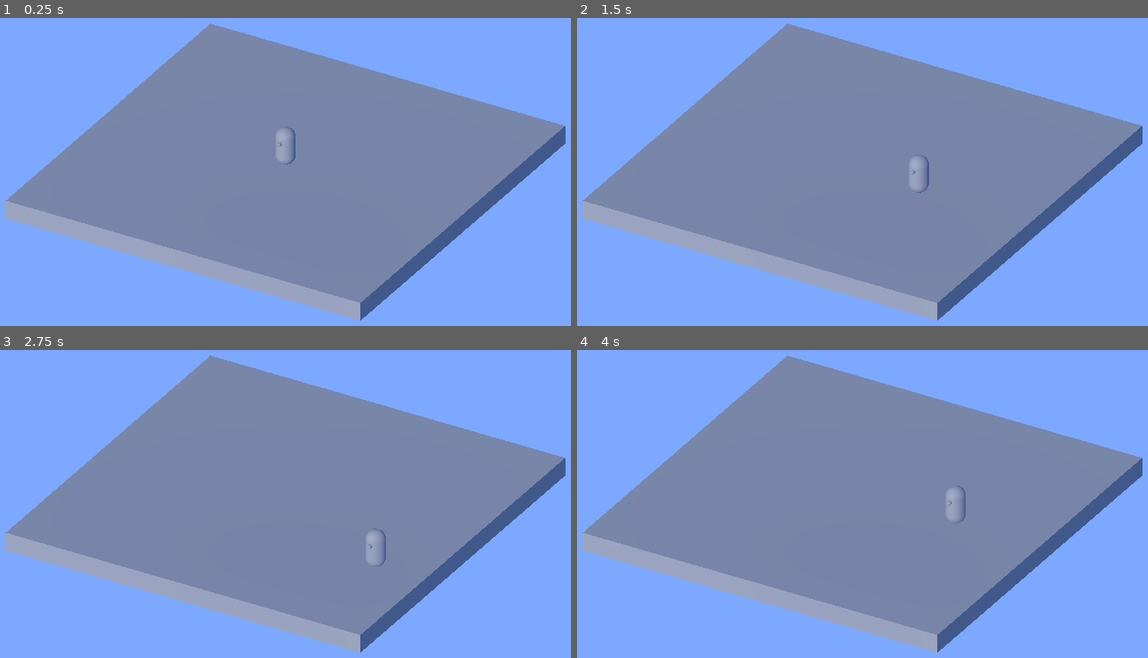
Above: before the commit, frames 1-4 (two rows, left to right).
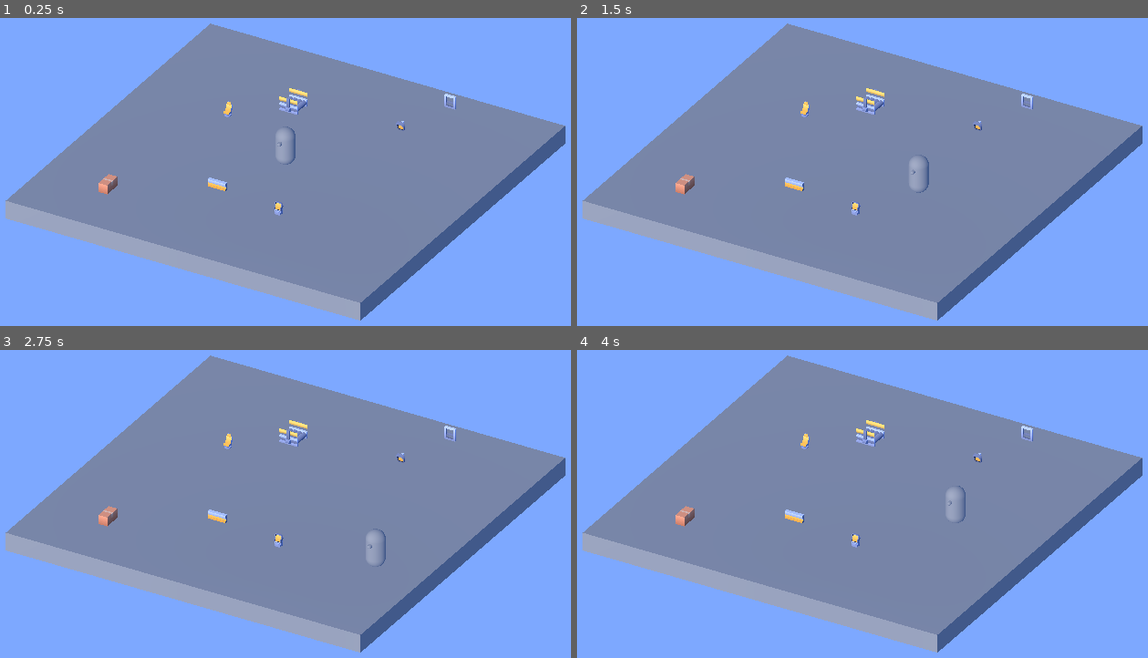
Above: after the commit, the same moments.

Repository: PabloVD/NOTHING_can_go_wrong
Game: Godot game, scene res://scenes/Main.tscn
Two runs of this game, one before a commit and one after it. Both use one fixed random seed, a clock stepped at 60 frames per second and the inputs below.
Inputs:
- Up to frame 1 (0.25 s): no input
- Up to frame 2 (1.5 s): tap Enter (ui_accept) at 0.5, 0.77 s; hold Right (ui_right) 0.53-1.28 s; hold Down (ui_down) from 1.28 s (still down)
- Up to frame 3 (2.75 s): tap Enter (ui_accept) at 1.52 s; release Down (ui_down) at 2.03 s; hold Right (ui_right) from 2.03 s (still down)
- Up to frame 4 (4 s): release Right (ui_right) at 2.78 s; hold Up (ui_up) 2.78-3.53 s; tap Enter (ui_accept) at 3.02, 3.77 s; hold Left (ui_left) from 3.53 s (still down)

The runs differ from the first frame. In frame 1, 0.7% of the frame differs, in the area x 17-80%, y 22-65%; in frame 2, 0.7%; in frame 3, 0.7%; in frame 4, 0.7%.

Commit message:
Add Kenney assets, readme

Diff:
--- a/scenes/Main.tscn
+++ b/scenes/Main.tscn
@@ -1,13 +1,14 @@
-[gd_scene load_steps=7 format=3 uid="uid://nr0mbfumagas"]
+[gd_scene load_steps=14 format=3 uid="uid://nr0mbfumagas"]
 
 [ext_resource type="Script" path="res://scripts/main.gd" id="1_lfhg8"]
 [ext_resource type="PackedScene" uid="uid://li0y2c45rbg6" path="res://scenes/Robot.tscn" id="2_qi0ao"]
-
-[sub_resource type="BoxShape3D" id="BoxShape3D_id4pe"]
-size = Vector3(20, 1, 20)
-
-[sub_resource type="BoxMesh" id="BoxMesh_ydtgm"]
-size = Vector3(20, 1, 20)
+[ext_resource type="PackedScene" uid="uid://btf30ux2pl18q" path="res://assets/conveyor_kit/box-wide.glb" id="3_q4rd1"]
+[ext_resource type="PackedScene" uid="uid://cxkrnxofao5a3" path="res://assets/conveyor_kit/conveyor-bars-fence.glb" id="4_0uica"]
+[ext_resource type="PackedScene" uid="uid://wqlb45vaqk7f" path="res://assets/space_station/balcony-rail-center.glb" id="5_varlh"]
+[ext_resource type="PackedScene" uid="uid://dsnqm28j5rawv" path="res://assets/space_station/chair-headrest.glb" id="6_mqlp8"]
+[ext_resource type="PackedScene" uid="uid://eni8w2qq55bo" path="res://assets/space_station/computer.glb" id="7_3661b"]
+[ext_resource type="PackedScene" uid="uid://dy6ejcq68ja1w" path="res://assets/space_station/display-wall.glb" id="8_8mc3m"]
+[ext_resource type="PackedScene" uid="uid://du8hthrseili5" path="res://assets/space_station/door-double.glb" id="9_rb343"]
 
 [sub_resource type="Sky" id="Sky_jle43"]
 
@@ -16,17 +17,14 @@
 background_color = Color(0.49, 0.66, 1, 1)
 sky = SubResource("Sky_jle43")
 
+[sub_resource type="BoxShape3D" id="BoxShape3D_id4pe"]
+size = Vector3(20, 1, 20)
+
+[sub_resource type="BoxMesh" id="BoxMesh_ydtgm"]
+size = Vector3(20, 1, 20)
+
 [node name="Main" type="Node3D"]
 script = ExtResource("1_lfhg8")
-
-[node name="StaticBody3D" type="StaticBody3D" parent="."]
-transform = Transform3D(1, 0, 0, 0, 1, 0, 0, 0, 1, 0, -0.522674, 0)
-
-[node name="CollisionShape3D" type="CollisionShape3D" parent="StaticBody3D"]
-shape = SubResource("BoxShape3D_id4pe")
-
-[node name="MeshInstance3D" type="MeshInstance3D" parent="StaticBody3D"]
-mesh = SubResource("BoxMesh_ydtgm")
 
 [node name="Camera3D" type="Camera3D" parent="."]
 transform = Transform3D(0.866025, -0.25, 0.433013, 0, 0.866025, 0.5, -0.5, -0.433013, 0.75, 4.40884, 4.81558, 10.5281)
@@ -42,3 +40,37 @@
 
 [node name="DirectionalLight3D" type="DirectionalLight3D" parent="."]
 transform = Transform3D(1, 0, 0, 0, 0.889751, 0.456446, 0, -0.456446, 0.889751, 0, 0, 0)
+
+[node name="Scenario" type="Node3D" parent="."]
+
+[node name="Floor" type="StaticBody3D" parent="Scenario"]
+transform = Transform3D(1, 0, 0, 0, 1, 0, 0, 0, 1, 0, -0.522674, 0)
+
+[node name="CollisionShape3D" type="CollisionShape3D" parent="Scenario/Floor"]
+shape = SubResource("BoxShape3D_id4pe")
+
+[node name="MeshInstance3D" type="MeshInstance3D" parent="Scenario/Floor"]
+mesh = SubResource("BoxMesh_ydtgm")
+
+[node name="Stuff" type="Node3D" parent="Scenario"]
+
+[node name="box-wide2" parent="Scenario/Stuff" instance=ExtResource("3_q4rd1")]
+transform = Transform3D(1, 0, 0, 0, 1, 0, 0, 0, 1, -6.26733, -0.0226738, 6.48285)
+
+[node name="conveyor-bars-fence" parent="Scenario/Stuff" instance=ExtResource("4_0uica")]
+transform = Transform3D(1, 0, 0, 0, 1, 0, 0, 0, 1, -2.35876, -0.0227349, -4.87073)
+
+[node name="balcony-rail-center2" parent="Scenario/Stuff" instance=ExtResource("5_varlh")]
+transform = Transform3D(1, 0, 0, 0, 1, 0, 0, 0, 1, -1.66302, -0.0226738, 3.73901)
+
+[node name="chair-headrest2" parent="Scenario/Stuff" instance=ExtResource("6_mqlp8")]
+transform = Transform3D(1, 0, 0, 0, 1, 0, 0, 0, 1, -4.77948, -0.0226128, -2.66602)
+
+[node name="computer2" parent="Scenario/Stuff" instance=ExtResource("7_3661b")]
+transform = Transform3D(1, 0, 0, 0, 1, 0, 0, 0, 1, 2.1712, -0.0226738, 4.41663)
+
+[node name="display-wall2" parent="Scenario/Stuff" instance=ExtResource("8_8mc3m")]
+transform = Transform3D(1, 0, 0, 0, 1, 0, 0, 0, 1, 3.2644, -0.0226128, -5.67407)
+
+[node name="door-double2" parent="Scenario/Stuff" instance=ExtResource("9_rb343")]
+transform = Transform3D(1, 0, 0, 0, 1, 0, 0, 0, 1, 4.26465, -0.0226738, -8.72186)
Binary file added: assets/conveyor_kit/Textures/colormap.png
Not shown, added: assets/conveyor_kit/Textures/colormap.png.import
Binary file added: assets/conveyor_kit/arrow-basic.glb
Not shown, added: assets/conveyor_kit/arrow-basic.glb.import
Binary file added: assets/conveyor_kit/arrow.glb
Not shown, added: assets/conveyor_kit/arrow.glb.import
Binary file added: assets/conveyor_kit/box-large.glb
Not shown, added: assets/conveyor_kit/box-large.glb.import
Binary file added: assets/conveyor_kit/box-long.glb
Not shown, added: assets/conveyor_kit/box-long.glb.import
Binary file added: assets/conveyor_kit/box-small.glb
Not shown, added: assets/conveyor_kit/box-small.glb.import
(and 310 more such lines)
